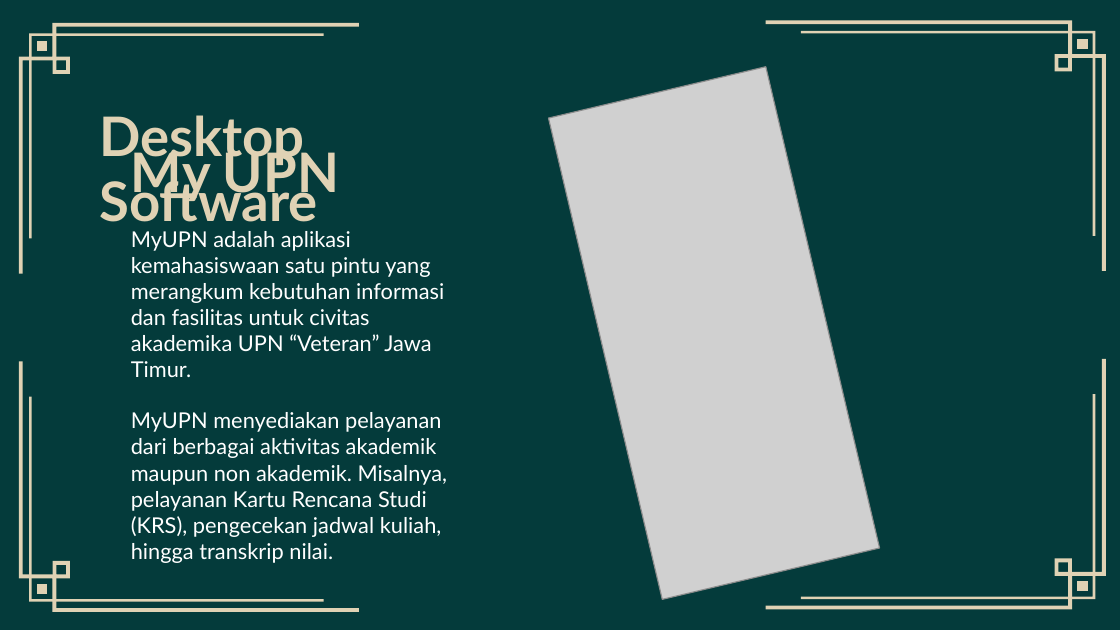
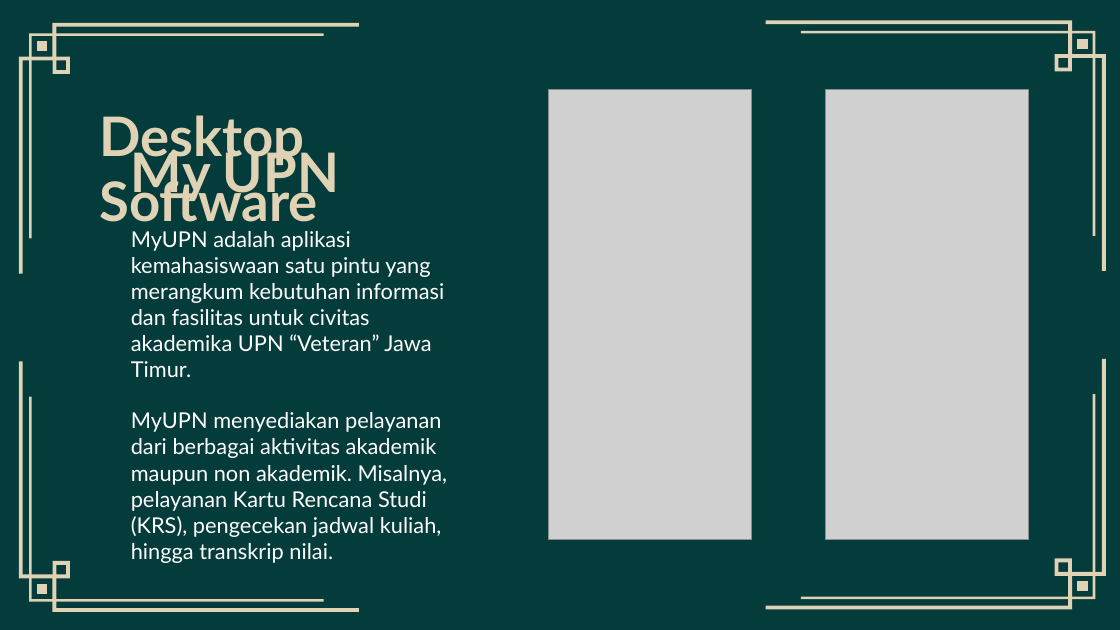
Before and after one commit to farhanalmoza/semester4, a slide deck: slide 3 of DAM/FP/PPT FP.pptx. Drawn at 1120x630 pixels with LibreOffice and Linux fonts; fonts in the diff are those of the drawing; grey boxes stand for pictures. Boxes give left, top, right and bottom in pixels: in the first picture for what was removed or moved away, otherwise in the second. Text is boxed around its words. In the diff, an @@ line names an element or a change of style, - is before the commit and + after.

```diff
--- a/DAM/FP/PPT FP.pptx
+++ b/DAM/FP/PPT FP.pptx
@@ picture at (549, 90, 752, 540): rotation 346 to 0 degrees @@
@@ picture added at (825, 90, 1028, 540) @@
```
Also in this commit, not shown: 3 other slides changed, 7 slides added, 45 other files.
